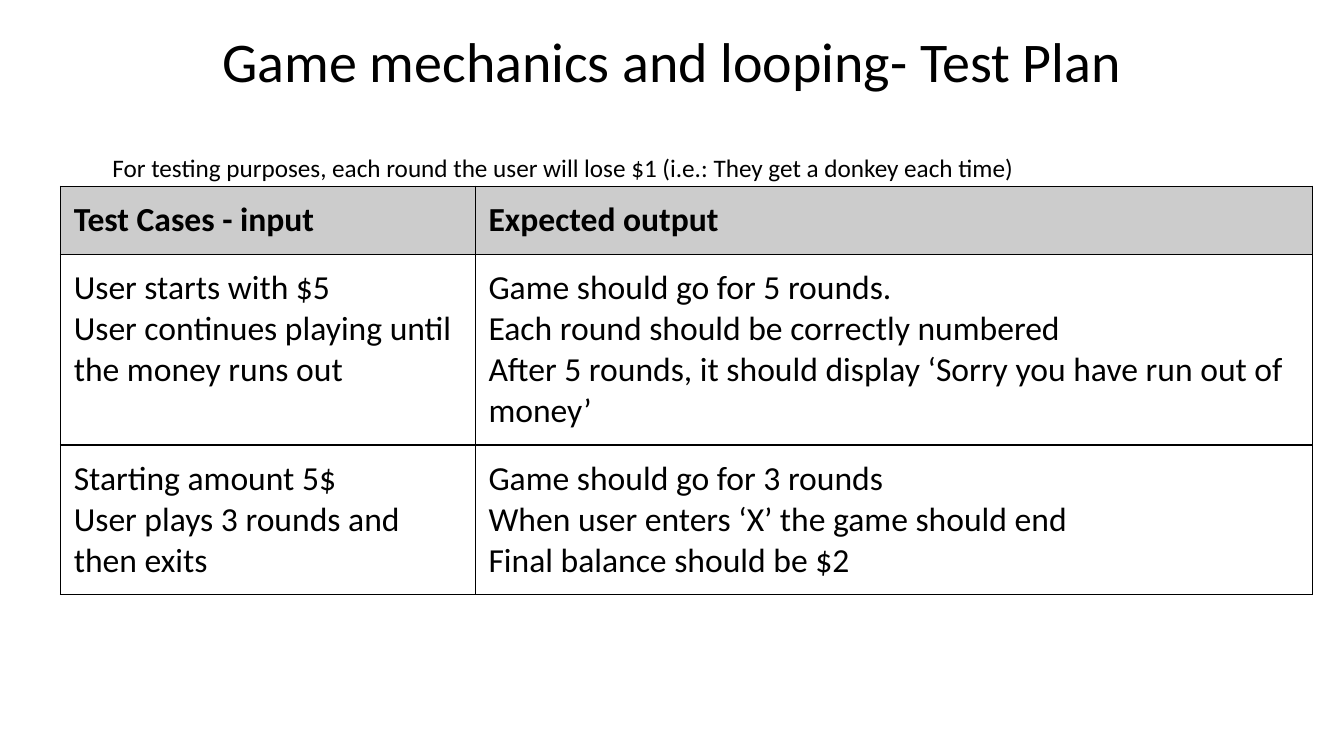
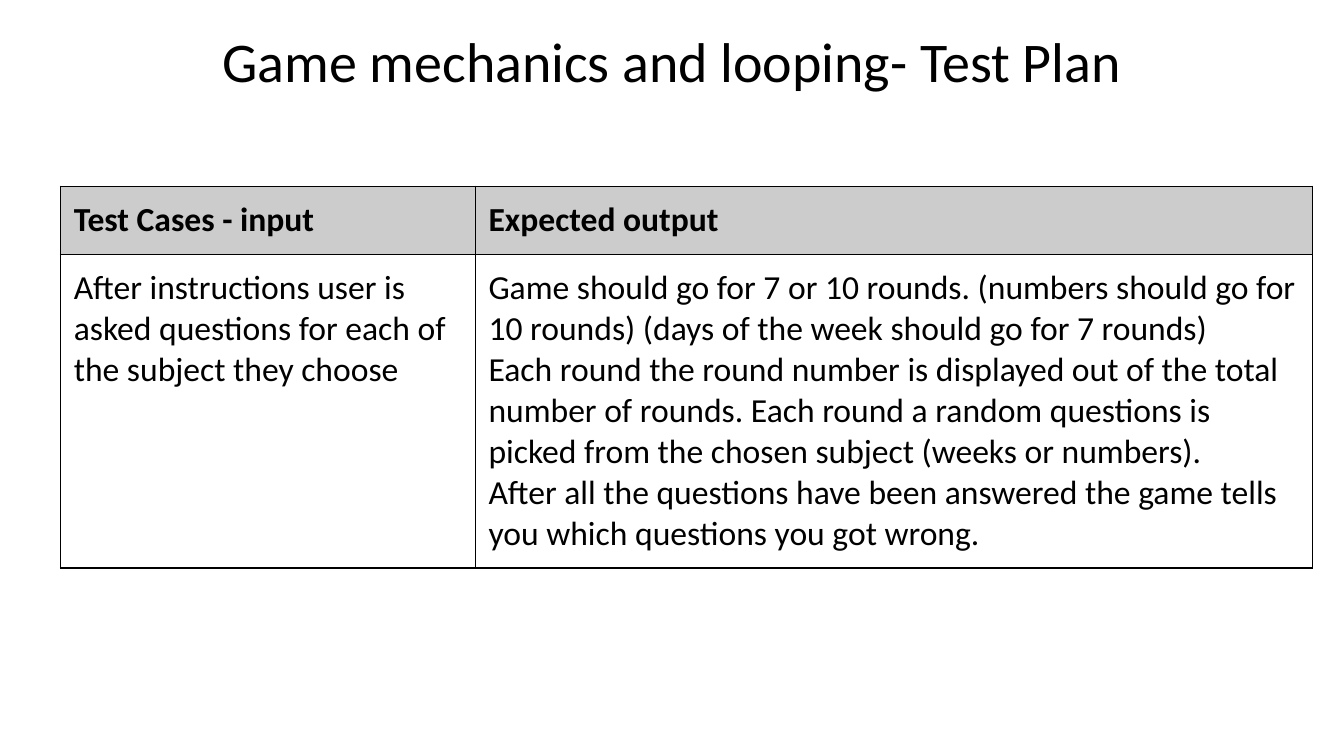
Before and after one commit to twschool/Assessment, a slide deck: slide 19 of Maori quiz documentation.pptx (slide 25 before the commit). Drawn at 1344x756 pixels with LibreOffice and Linux fonts; fonts in the diff are those of the drawing. Boxes give left, top, right and bottom in pixels: in the first picture for what was removed or moved away, otherwise in the second. Text is boxed around its words. In the diff, an @@ line names an element or a change of style, - is before the commit and + after.

Commit message:
Minor changes to make program consistant
Fixed spelling errors and removed inconsistant things like the random semicolon in the instructions and added more instructions to the instructions

```diff
--- a/Maori quiz documentation.pptx
+++ b/Maori quiz documentation.pptx
@@ text removed at bbox=[112, 158, 1012, 182] @@
-For testing purposes, each round the user will lose $1 (i.e.: They get a donkey each time)
@@ table at bbox=[60, 187, 1313, 563] @@
-row 2: User starts with $5 / User continues playing until the money runs out | Game should go for 5 rounds. / Each round should be correctly numbered / After 5 rounds, it should display ‘Sorry you have run out of money’
-row 3: Starting amount 5$ / User plays 3 rounds and then exits | Game should go for 3 rounds / When user enters ‘X’ the game should end / Final balance should be $2
+row 2: After instructions user is asked questions for each of the subject they choose | Game should go for 7 or 10 rounds. (numbers should go for 10 rounds) (days of the week should go for 7 rounds) / Each round the round number is displayed out of the total number of rounds. Each round a random questions is picked from the chosen subject (weeks or numbers). / After all the questions have been answered the game tells you which questions you got wrong.
```
Also in this commit, not shown: 5 other slides changed, 2 slides added, 11 slides removed, 1 other file.
